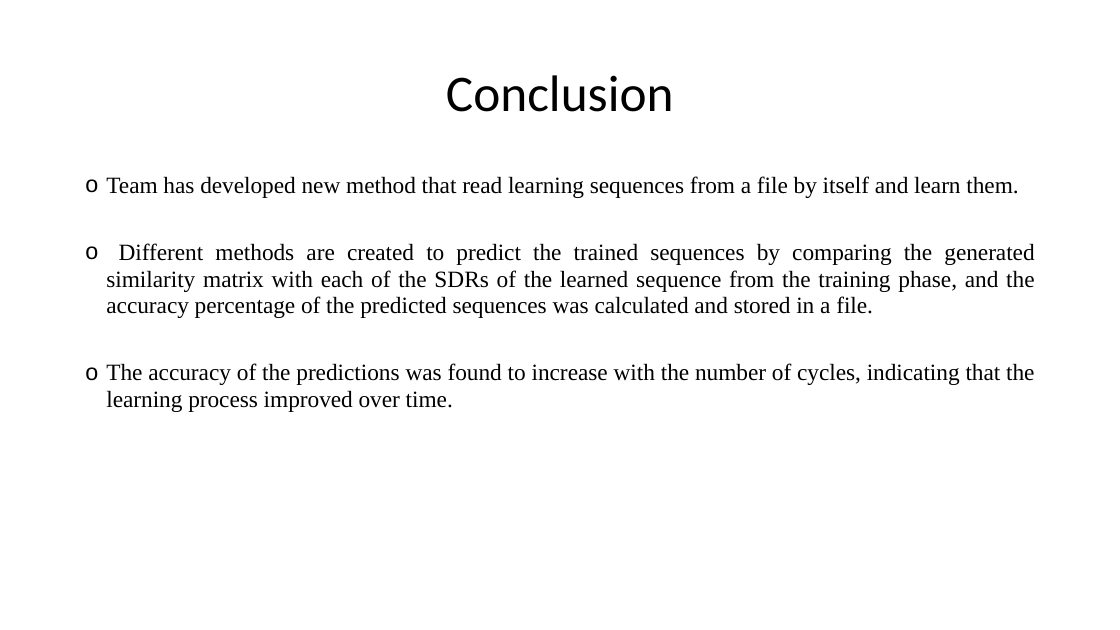
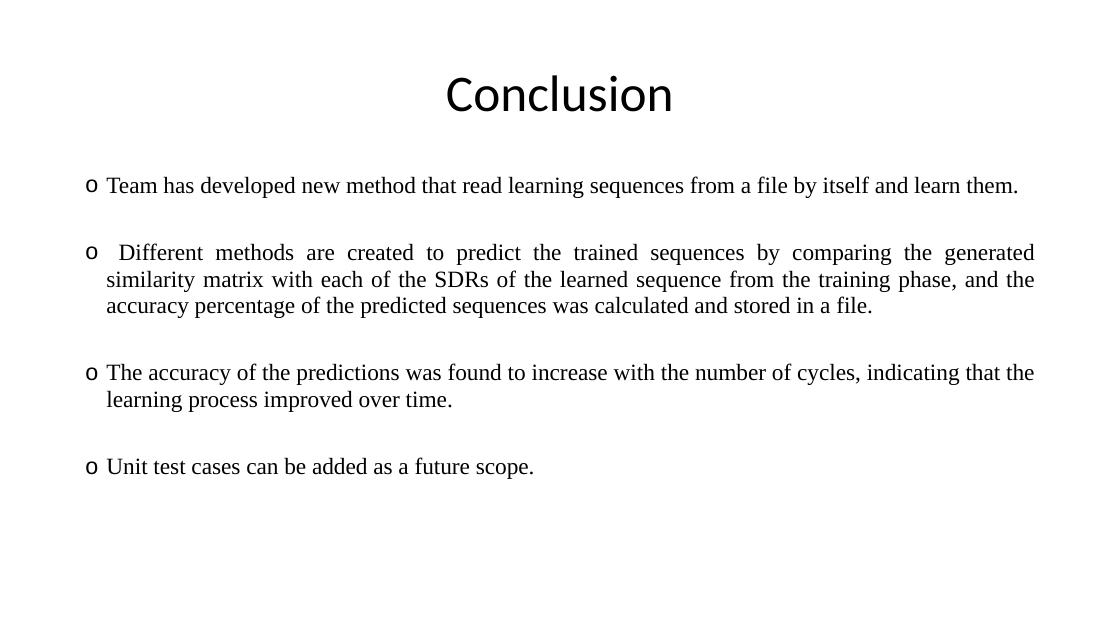
Before and after one commit to ddobric/neocortexapi, a slide deck: slide 12 of source/MySEProject/Documentation/ML2223_15 Approve Prediction of Multisequence Learning.pptx. Drawn at 1120x630 pixels with LibreOffice and Linux fonts; fonts in the diff are those of the drawing. Boxes give left, top, right and bottom in pixels: in the first picture for what was removed or moved away, otherwise in the second. Text is boxed around its words. In the diff, an @@ line names an element or a change of style, - is before the commit and + after.

Commit message:
Final changes in ppt file

```diff
--- a/source/MySEProject/Documentation/ML2223_15 Approve Prediction of Multisequence Learning.pptx
+++ b/source/MySEProject/Documentation/ML2223_15 Approve Prediction of Multisequence Learning.pptx
@@ text at (x1=106, y1=457, x2=535, y2=479): paragraph added @@
+o Unit test cases can be added as a future scope.
```
